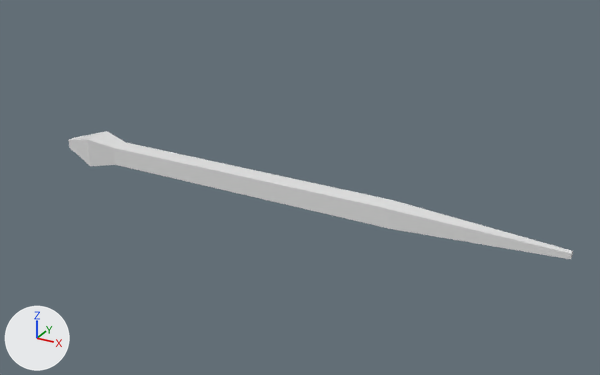
The Blender file hebi.blend: old version first, new version second.
The view is the same before and after, from a 50 mm lens placed at (27.5, -66.5, 33.9), pointed at (-9.5, 0.9, 0.3). Lighting does not change. The marker at lower left points along +X, +Y and +Z. Mesh edges are drawn as thin lines on the coarser meshes.
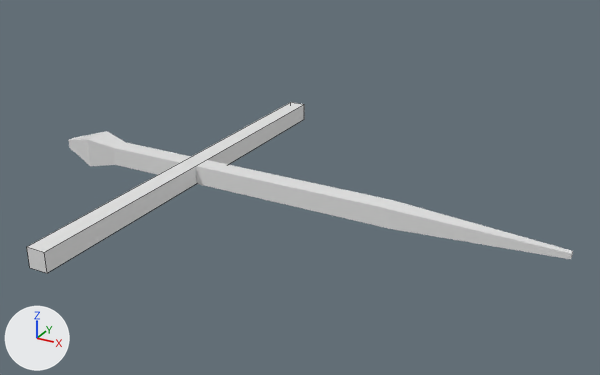
Commit message: ヘビ更新

Where the newer file only moved an object's origin or applied its transform, the numbers keep the older frame.

Patch to the scene script:
```diff
--- a/hebi.blend.py
+++ b/hebi.blend.py
@@ me_立方体 @@
+me_立方体.from_pydata(...)  # a box spanning x -1.0..1.0, y -1.0..1.0, z -1.0..1.0
@@ ob_立方体 @@
+ob_立方体 = bpy.data.objects.new('立方体', me_立方体)
+ob_立方体.location = (-21.97, 0.0, 0.0)
+ob_立方体.scale = (1.0, 22.8, 1.0)
```

Location of each change, (x1, y1, x2, y2) in pixels of the pictures (600 x 375 px):
'立方体', added
    after: (27, 102, 304, 273)
